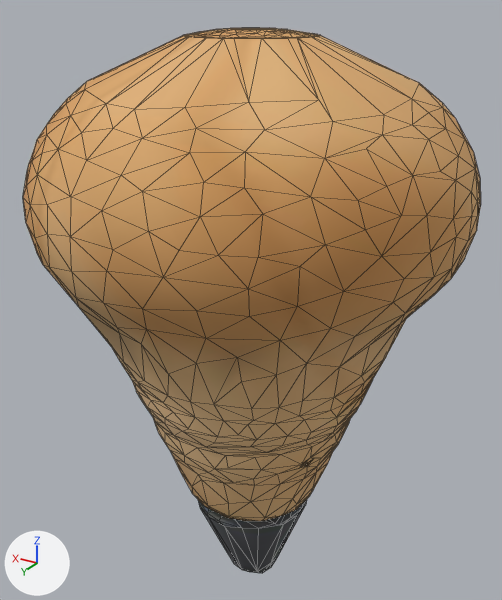
What one commit did to the glTF model assets/models/weapons/trumpo.glb.
Rendered twice from a camera (50 mm lens) standing at (-0.558, 0.933, 1.036) and looking at (0.014, -0.021, 0.559). The lights are fixed; the arrows at lower left show +X, +Y and +Z. The first picture is the older version. Mesh edges are drawn as thin lines. Vertices at exactly the same position are counted once.
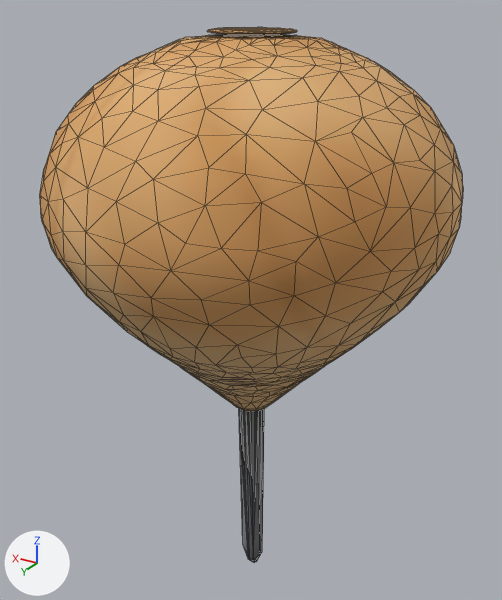
The change, as a list of edits to the scene's bpy script:
```text
Change me_mesh_0_001:
    used by ob_mesh0; location = (0.0, 0.0, 0.0)
    remove me_mesh_0_001.from_pydata(...)  # 1104 vertices, 2199 faces; spans x -0.349..0.35, y -0.346..0.348, z 0.0..1.0
    add me_mesh_0_001.from_pydata(...)  # 1076 vertices, 2147 faces; spans x -0.325..0.325, y -0.324..0.325, z 0.0..0.999
    me_mesh_0_001 part 1: the loose piece of 1042 vertices spanning x -0.349..0.35, y -0.346..0.348, z 0.19..1.0 is rebuilt with 1014 vertices and now spans x -0.325..0.325, y -0.324..0.325, z 0.37..0.999
    me_mesh_0_001 part 2: a new loose piece of 62 vertices spanning x -0.031..0.027, y -0.028..0.031, z 0.0..0.371, in mat_propmat (picture img_prop_base_color)
    me_mesh_0_001 part 3: the loose piece of 62 vertices spanning x -0.109..0.107, y -0.106..0.107, z 0.0..0.191 is deleted
```

Where the change shows, as pixel boxes [x1, y1, x2, y2] in the pictures (502 x 600 px):
'Mesh0', reshaped (8% narrower): before [23, 28, 481, 573]; after [40, 28, 463, 562]
part 1 of me_mesh_0_001, rebuilt (8% narrower, 22% shorter): before [23, 28, 481, 521]; after [40, 28, 463, 411]
part 2 of me_mesh_0_001, added: after [239, 409, 264, 562]
part 3 of me_mesh_0_001, deleted: before [198, 499, 307, 573]
